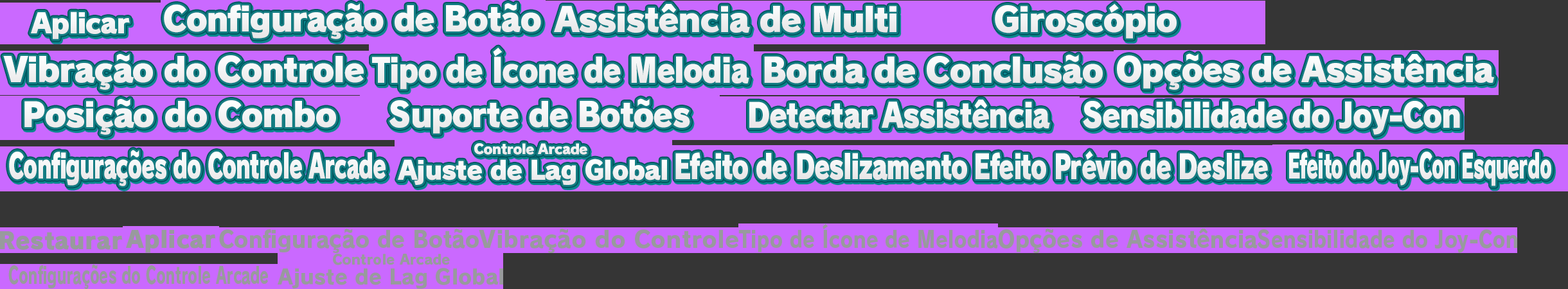
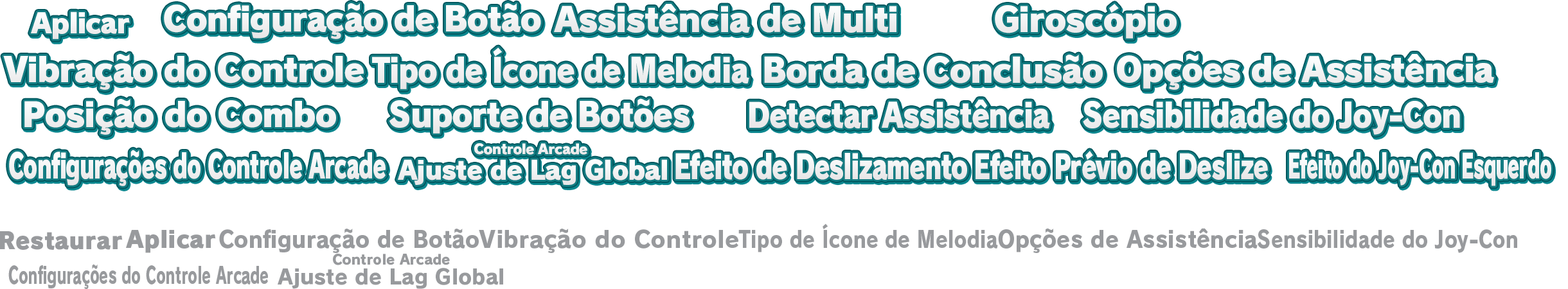
Two versions of the same layered image (1568x289). Layer-by-layer changes:
added group "MAIN_TXT_15_SEL" (1st of 2) with 2 layers above "MAIN_TXT_15" over box(0, 146, 395, 192)
added layer "MAIN_TXT_15_SEL" (2nd of 2, in "MAIN_TXT_15_SEL") in group "MAIN_TXT_15_SEL" over box(5, 146, 391, 192)
added group "MAIN_TXT_14_SEL" (1st of 2) with 2 layers above "MAIN_TXT_14" over box(1079, 97, 1465, 141)
added layer "MAIN_TXT_14_SEL" (2nd of 2, in "MAIN_TXT_14_SEL") in group "MAIN_TXT_14_SEL" over box(1079, 97, 1465, 141)
added group "MAIN_TXT_13_SEL" (1st of 2) with 2 layers above "MAIN_TXT_12_SEL" over box(719, 96, 1080, 141)
added group "MAIN_TXT_12_SEL" (1st of 2) with 2 layers above "MAIN_TXT_11_SEL" over box(359, 95, 720, 141)
added group "MAIN_TXT_11_SEL" (1st of 2) with 2 layers above "MAIN_TXT_10_SEL" over box(0, 95, 360, 141)
added group "MAIN_TXT_10_SEL" (1st of 2) with 2 layers above "MAIN_TXT_10" over box(1113, 50, 1499, 96)
added layer "MAIN_TXT_10_SEL" (2nd of 2, in "MAIN_TXT_10_SEL") in group "MAIN_TXT_10_SEL" over box(1113, 50, 1499, 96)
added group "MAIN_TXT_06_SEL" (1st of 2) with 2 layers above "MAIN_TXT_06" over box(368, 44, 754, 96)
added layer "MAIN_TXT_06_SEL" (2nd of 2, in "MAIN_TXT_06_SEL") in group "MAIN_TXT_06_SEL" over box(368, 44, 754, 95)
added group "MAIN_TXT_04_SEL" (1st of 2) with 2 layers above "MAIN_TXT_04" over box(0, 50, 369, 96)
added layer "MAIN_TXT_04_SEL" (2nd of 2, in "MAIN_TXT_04_SEL") in group "MAIN_TXT_04_SEL" over box(0, 50, 369, 96)
added group "MAIN_TXT_01_SEL" (1st of 2) with 2 layers above "MAIN_TXT_01" over box(160, 0, 546, 45)
added layer "MAIN_TXT_01_SEL" (2nd of 2, in "MAIN_TXT_01_SEL") in group "MAIN_TXT_01_SEL" over box(160, 0, 546, 45)
moved "Unsel" into group "OLD" over box(0, 223, 1518, 289)
moved "Sel" into group "OLD" over box(0, 0, 1568, 192)
hid "Background" over box(0, 0, 1568, 289)
…and 37 more changes (37 added)
